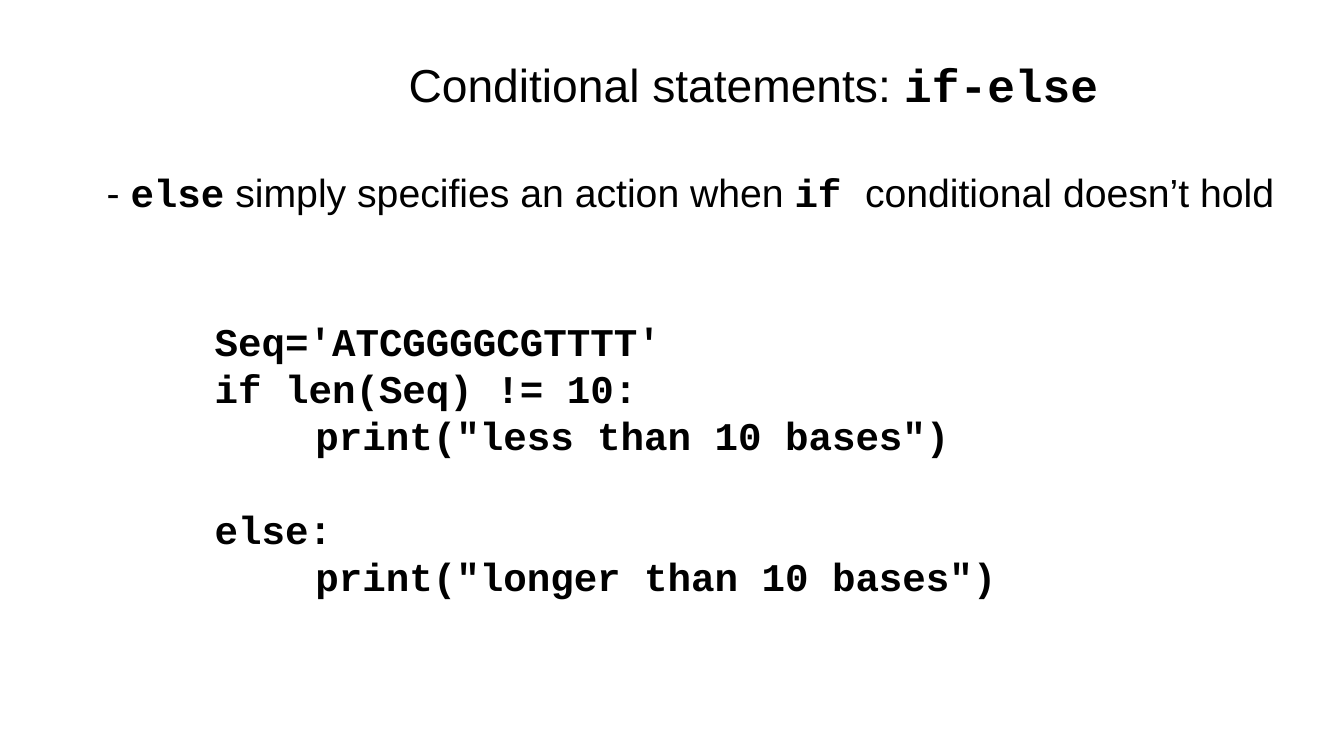
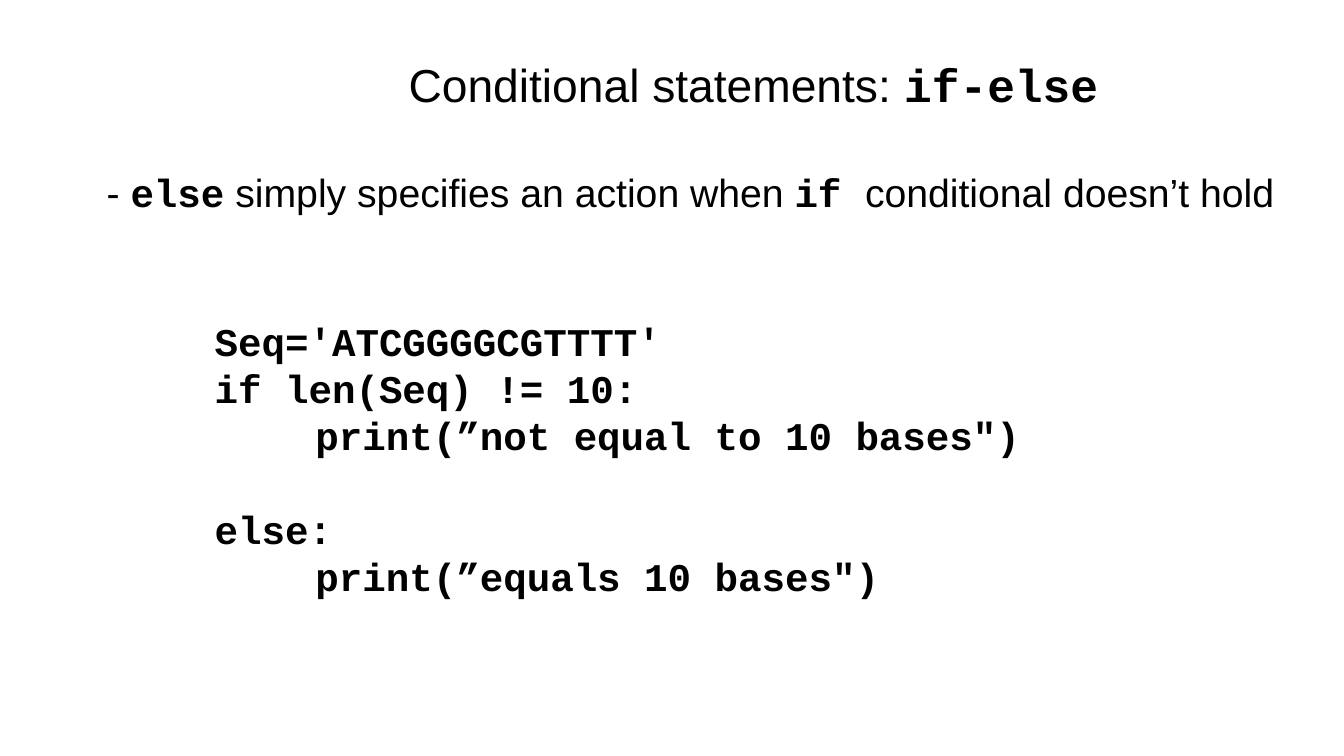
Before and after one commit to tparchman/F21_BIOL792_coursepage, a slide deck: slide 12 of week7_pythonII/week7_python_chap9.pptx. Drawn at 1344x756 pixels with LibreOffice and Linux fonts; fonts in the diff are those of the drawing. Boxes give left, top, right and bottom in pixels: in the first picture for what was removed or moved away, otherwise in the second. Text is boxed around its words. In the diff, an @@ line names an element or a change of style, - is before the commit and + after.

```diff
--- a/week7_pythonII/week7_python_chap9.pptx
+++ b/week7_pythonII/week7_python_chap9.pptx
@@ text at (315,422,1020,458): text changed @@
-print("less than 10 bases")
+print(”not equal to 10 bases")
@@ text at (315,563,879,599): text changed @@
-print("longer than 10 bases")
+print(”equals 10 bases")
```
Also in this commit, not shown: 1 other slide changed, 3 other files.
